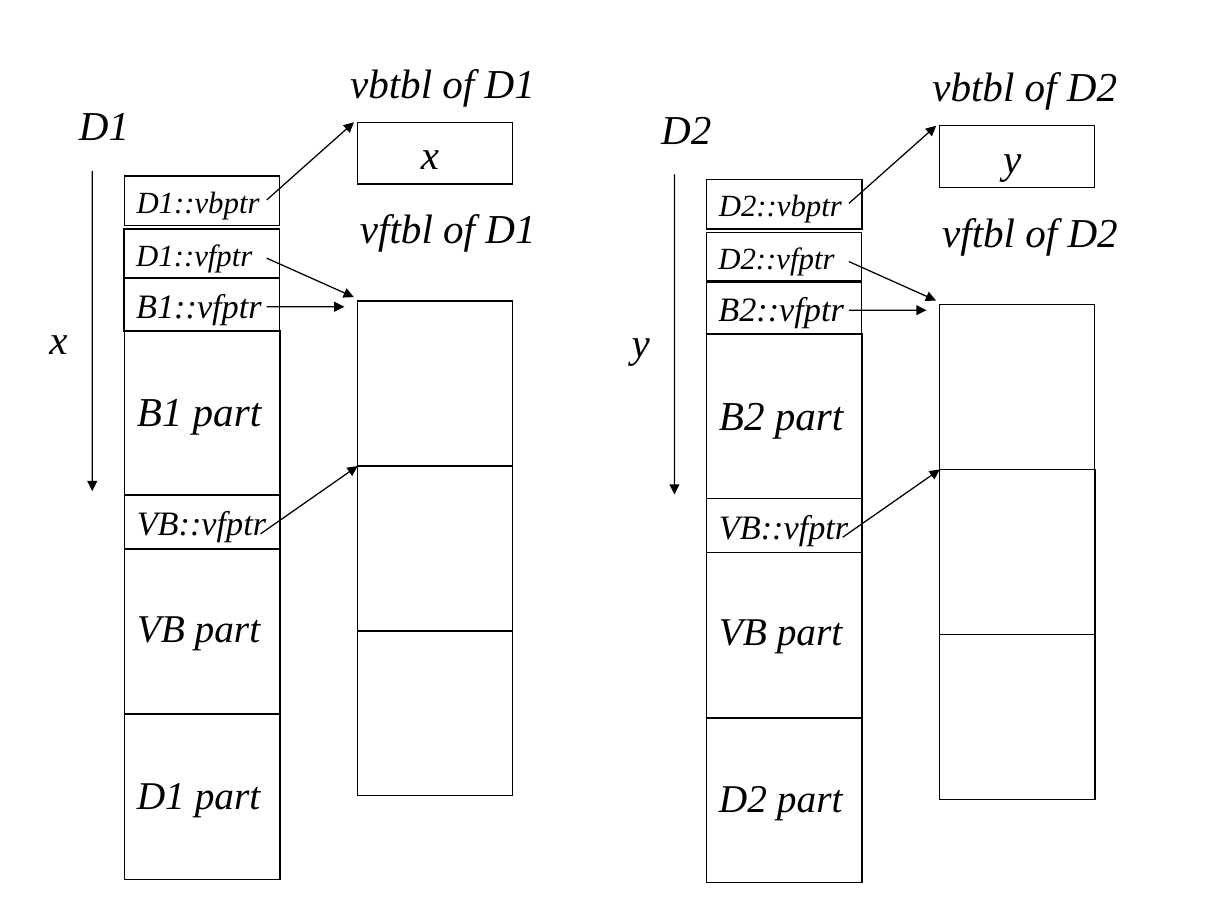
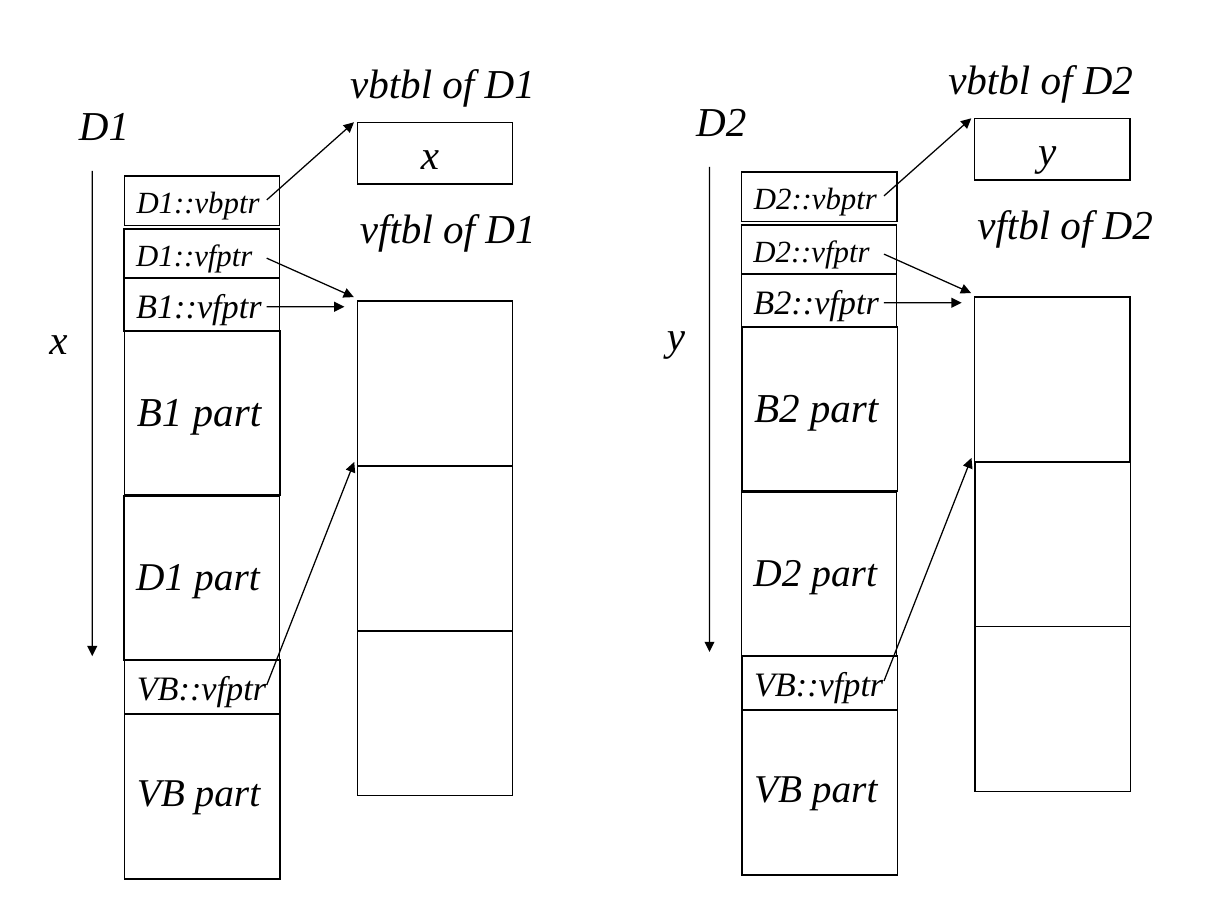
Before and after one commit to KeiHasegawa/cxx_doc, a slide deck: slide 6 of 06_2_derived_e.ppt. Drawn at 1232x924 pixels with LibreOffice and Linux fonts; fonts in the diff are those of the drawing. Boxes give left, top, right and bottom in pixels: in the first picture for what was removed or moved away, otherwise in the second. Text is boxed around its words. In the diff, an @@ line names an element or a change of style, - is before the commit and + after.

```diff
--- a/06_2_derived_e.ppt
+++ b/06_2_derived_e.ppt
@@ text "vbtbl of D2" moved from (x1=932, y1=72, x2=1117, y2=109) to (x1=948, y1=65, x2=1133, y2=102) @@
@@ 4 rectangles, 1 text, 1 arrow moved together from (x1=706, y1=126, x2=1118, y2=499) to (x1=742, y1=118, x2=1153, y2=492) @@
@@ arrow moved from (92, 171) - (92, 492) to (92, 171) - (92, 655) @@
@@ arrow moved from (674, 174) - (674, 494) to (710, 166) - (710, 652) @@
@@ 4 rectangles, 2 texts, 2 arrows moved together from (x1=632, y1=116, x2=1095, y2=800) to (x1=667, y1=108, x2=1130, y2=792) @@
@@ arrow moved from (260, 533) - (357, 466) to (266, 685) - (355, 462) @@
@@ arrow moved from (843, 537) - (940, 469) to (885, 681) - (972, 458) @@
@@ rectangle "D1 part" moved from (x1=124, y1=715, x2=280, y2=880) to (x1=124, y1=496, x2=280, y2=662) @@
@@ rectangle "D2 part" moved from (x1=707, y1=718, x2=862, y2=883) to (x1=742, y1=492, x2=897, y2=657) @@
@@ rectangle "VB::vfptr" moved from (x1=707, y1=499, x2=862, y2=553) to (x1=742, y1=655, x2=897, y2=710) @@
@@ rectangle "VB::vfptr" moved from (x1=124, y1=495, x2=280, y2=549) to (x1=124, y1=660, x2=280, y2=715) @@
@@ rectangle "VB part" moved from (x1=124, y1=549, x2=280, y2=715) to (x1=124, y1=715, x2=280, y2=880) @@
@@ rectangle "VB part" moved from (x1=707, y1=553, x2=862, y2=718) to (x1=742, y1=710, x2=897, y2=875) @@
```
Also in this commit, not shown: 2 other slides changed, 1 other file.
